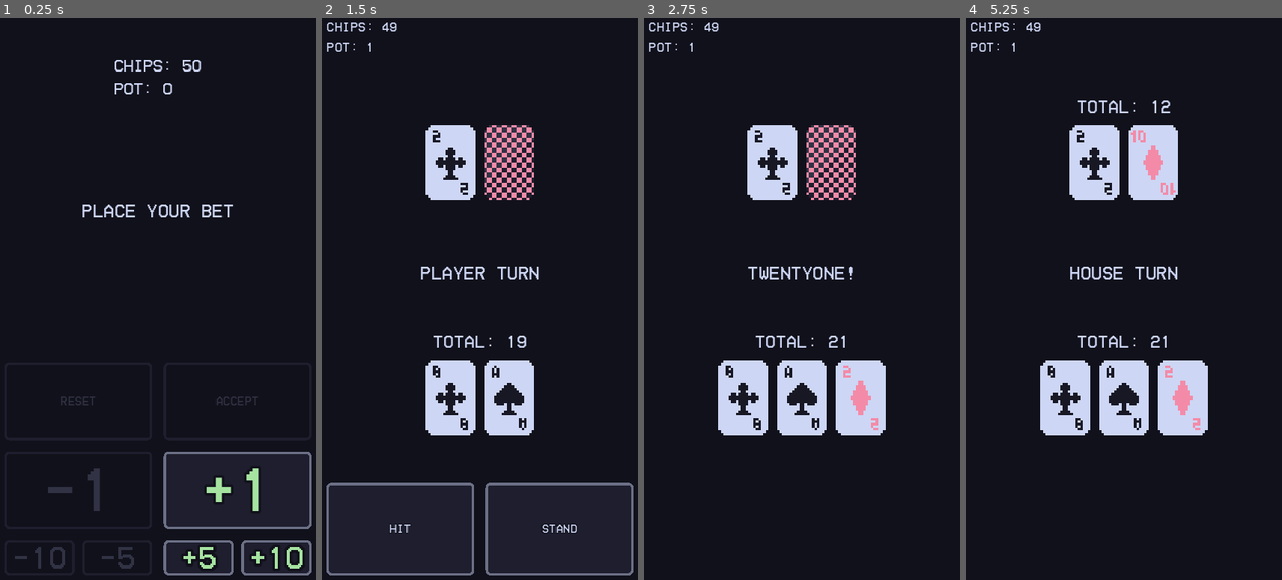
Above: before the commit, frames 1-4 (left to right).
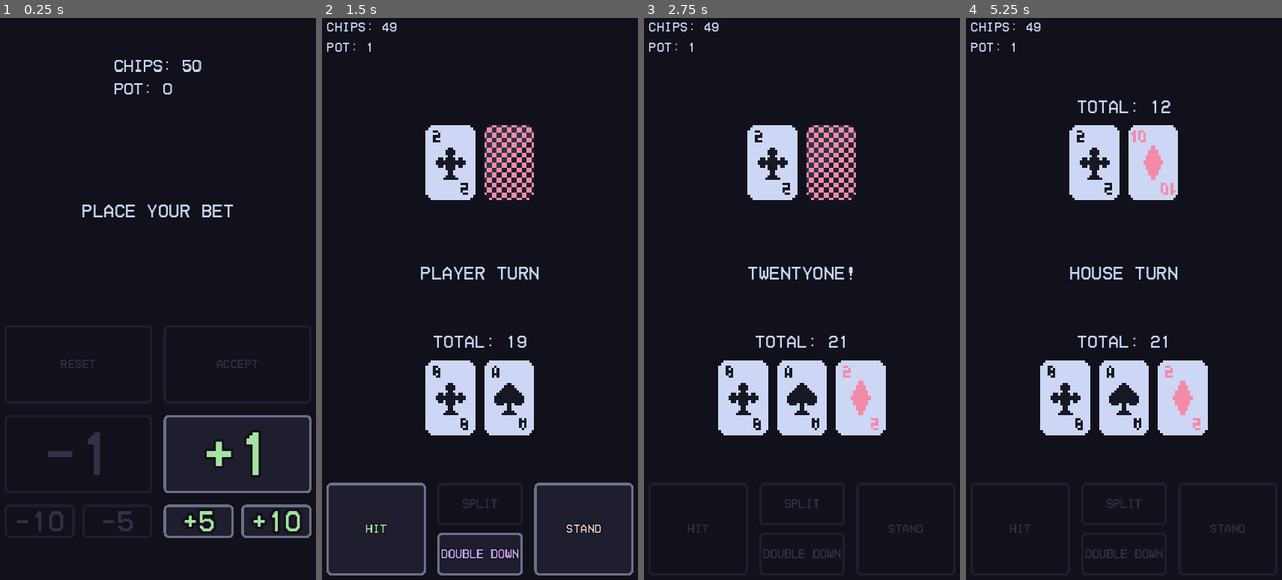
Above: after the commit, the same moments.

Repository: Virkkunen/twentyone
Game: Godot game, scene res://scenes/BettingScene.tscn
The game is run twice, just before and just after one commit, with the same random seed, the same clock (stepped at 60 frames per second) and the same inputs.
Inputs (mouse positions are in pixels of both pictures, inside the frame that each line leads up to):
- Up to frame 1 (0.25 s): no input
- Up to frame 2 (1.5 s): click "+1" at 0.5 s; click "Accept" at 1.25 s
- Up to frame 3 (2.75 s): click "HIT" at 2 s
- Up to frame 4 (5.25 s): tap Enter at 2.75, 4.25 s; move the mouse to (1196, 259) at 2.77 s; click (1196, 259) at 2.92 s; tap Space at 3.5, 5 s; drag from (1057, 321) to (1108, 411) at 3.52 s; move the mouse to (1158, 158) at 4.27 s; click (1158, 158) at 4.42 s; drag from (1108, 411) to (1022, 203) at 5.02 s

The runs differ from the first frame. In frame 1, 4.0% of the frame differs, in the area x 4-99%, y 60-100%; in frame 2, 1.5%; in frame 3, 0.2%; in frame 4, 0.2%.

Commit message:
minor changes

Diff:
--- a/project.godot
+++ b/project.godot
@@ -11,7 +11,7 @@
 [application]
 
 config/name="twentyone"
-config/version="0.1.8"
+config/version="0.1.9"
 run/main_scene="res://scenes/BettingScene.tscn"
 config/features=PackedStringArray("4.3", "Mobile")
 boot_splash/bg_color=Color(0.0666667, 0.0666667, 0.105882, 1)
--- a/scenes/BettingScene.tscn
+++ b/scenes/BettingScene.tscn
@@ -73,10 +73,6 @@
 horizontal_alignment = 1
 vertical_alignment = 1
 
-[node name="Spacer3" type="Panel" parent="Screen/Control/MarginContainer/VBoxContainer"]
-custom_minimum_size = Vector2(0, 96)
-layout_mode = 2
-
 [node name="Buttons" type="GridContainer" parent="Screen/Control/MarginContainer/VBoxContainer"]
 z_index = 3
 custom_minimum_size = Vector2(0, 256)
@@ -146,7 +142,7 @@
 theme_override_colors/font_hover_color = Color(0.921569, 0.627451, 0.67451, 1)
 theme_override_colors/font_color = Color(0.952941, 0.545098, 0.658824, 1)
 theme_override_constants/outline_size = 32
-theme_override_font_sizes/font_size = 98
+theme_override_font_sizes/font_size = 90
 disabled = true
 text = "-10"
 
@@ -159,7 +155,7 @@
 theme_override_colors/font_hover_color = Color(0.921569, 0.627451, 0.67451, 1)
 theme_override_colors/font_color = Color(0.952941, 0.545098, 0.658824, 1)
 theme_override_constants/outline_size = 32
-theme_override_font_sizes/font_size = 98
+theme_override_font_sizes/font_size = 90
 disabled = true
 text = "-5"
 
@@ -176,7 +172,7 @@
 theme_override_colors/font_hover_color = Color(0.580392, 0.886275, 0.835294, 1)
 theme_override_colors/font_color = Color(0.65098, 0.890196, 0.631373, 1)
 theme_override_constants/outline_size = 32
-theme_override_font_sizes/font_size = 98
+theme_override_font_sizes/font_size = 90
 text = "+5"
 
 [node name="ButtonIncrease10" type="Button" parent="Screen/Control/MarginContainer/VBoxContainer/Buttons/IncreasePresets"]
@@ -188,5 +184,9 @@
 theme_override_colors/font_hover_color = Color(0.580392, 0.886275, 0.835294, 1)
 theme_override_colors/font_color = Color(0.65098, 0.890196, 0.631373, 1)
 theme_override_constants/outline_size = 32
-theme_override_font_sizes/font_size = 98
+theme_override_font_sizes/font_size = 90
 text = "+10"
+
+[node name="Spacer4" type="Panel" parent="Screen/Control/MarginContainer/VBoxContainer"]
+custom_minimum_size = Vector2(0, 96)
+layout_mode = 2
--- a/scenes/game.tscn
+++ b/scenes/game.tscn
@@ -221,6 +221,8 @@
 size_flags_horizontal = 3
 size_flags_vertical = 3
 theme = ExtResource("7_82s7f")
+theme_override_colors/font_hover_color = Color(0.580392, 0.886275, 0.835294, 1)
+theme_override_colors/font_color = Color(0.65098, 0.890196, 0.631373, 1)
 text = "HIT"
 
 [node name="ExtraButtons" type="VBoxContainer" parent="Screen/Control/MarginContainer/VBoxContainer/Buttons"]
@@ -231,6 +233,8 @@
 size_flags_horizontal = 3
 size_flags_vertical = 3
 theme = ExtResource("7_82s7f")
+theme_override_colors/font_hover_color = Color(0.705882, 0.745098, 0.996078, 1)
+theme_override_colors/font_color = Color(0.537255, 0.705882, 0.980392, 1)
 disabled = true
 text = "Split"
 
@@ -239,6 +243,8 @@
 size_flags_horizontal = 3
 size_flags_vertical = 3
 theme = ExtResource("7_82s7f")
+theme_override_colors/font_hover_color = Color(0.960784, 0.760784, 0.905882, 1)
+theme_override_colors/font_color = Color(0.796078, 0.65098, 0.968627, 1)
 disabled = true
 text = "Double Down"
 
@@ -248,4 +254,6 @@
 size_flags_horizontal = 3
 size_flags_vertical = 3
 theme = ExtResource("7_82s7f")
+theme_override_colors/font_hover_color = Color(0.960784, 0.878431, 0.862745, 1)
+theme_override_colors/font_color = Color(0.94902, 0.803922, 0.803922, 1)
 text = "Stand"
--- a/scripts/game_scene.gd
+++ b/scripts/game_scene.gd
@@ -5,13 +5,12 @@
 @onready var House = $House
 @onready var PlayerVisibleHand = $Screen/Control/MarginContainer/VBoxContainer/PlayerHand/Cards
 @onready var HouseVisibleHand = $Screen/Control/MarginContainer/VBoxContainer/HouseHand/Cards
-# @onready var InfoLabel = $HUD/CanvasLayer/Control/MarginContainer/InfoLabel
-# @onready var InfoLabel = $Screen/Control/MarginContainer/VBoxContainer/Center/InfoLabel
-# @onready var Buttons = $HUD/PlayerCanvas/Control/PlayerHUD/VBoxContainer/Buttons
 @onready var Buttons = $Screen/Control/MarginContainer/VBoxContainer/Buttons
 @onready var ButtonHit = Buttons.get_node("ButtonHit")
 @onready var ButtonStand = Buttons.get_node("ButtonStand")
 @onready var ExtraButtons = $Screen/Control/MarginContainer/VBoxContainer/Buttons/ExtraButtons
+@onready var ButtonSplit = ExtraButtons.get_node("ButtonSplit")
+@onready var ButtonDoubleDown = ExtraButtons.get_node("ButtonDoubleDown")
 
 
 func _ready() -> void:
@@ -41,10 +40,12 @@
 	House.total = 0
 	Deck.deck = []
 
-	Buttons.columns = 2
-	ExtraButtons.visible = false
-	ButtonHit.visible = true
-	ButtonStand.visible = true
+	ButtonHit.disabled = false
+	ButtonStand.disabled = false
+	ButtonSplit.disabled = true
+	ButtonDoubleDown.disabled = false
+
+	hide_house_score()
 
 	for child in PlayerVisibleHand.get_children():
 		queue_free()
@@ -61,7 +62,7 @@
 	deal_cards(House, 2)
 	House.face_down_card() # hide the second card
 	hide_house_score()
-	House.check_insurance() # to check if house has blackjack
+	# House.check_insurance() # to check if house has blackjack
 	check_if_split()
 	# now the game starts
 	Global.game_state = Global.GameStates.PLAYER_TURN
@@ -74,29 +75,27 @@
 		whose.display_card(card)
 	whose.calc_total()
 
-func hide_buttons() -> void:
-	var buttons_array = Buttons.get_children()
-	for button in buttons_array:
-		button.visible = false
-
+func disable_buttons() -> void:
+	ButtonHit.disabled = true
+	ButtonStand.disabled = true
+	ButtonSplit.disabled = true
+	ButtonDoubleDown.disabled = true
 ## PLAYER
 
 func check_if_split() -> void:
 	if Player.hand[0].card_rank == Player.hand[1].card_rank:
-		Buttons.columns = 3
-		ExtraButtons.visible = true
-		ExtraButtons.get_node("ButtonSplit").visible = true
+		ButtonSplit.disabled = false
 
 func _on_player_hit() -> void:
 	Input.vibrate_handheld(4)
 	Global.info_label = "Player hits"
 	deal_cards(Player, 1)
-	ExtraButtons.visible = false
-	Buttons.columns = 2
+	ButtonSplit.disabled = true
+	ButtonDoubleDown.disabled = true
 
 func _on_player_bust() -> void:
 	Input.vibrate_handheld(48, 0.3)
-	hide_buttons()
+	disable_buttons()
 	Global.info_label = "Player busts"
 	await get_tree().create_timer(3).timeout
 	house_start_turn()
@@ -104,9 +103,10 @@
 
 func _on_player_stand() -> void:
 	Input.vibrate_handheld(4)
-	hide_buttons()
+	disable_buttons()
 	Global.info_label = "Player stands"
 	await get_tree().create_timer(3).timeout
+	print("3 seconds stand")
 	house_start_turn()
 	# house turn
 
@@ -123,7 +123,7 @@
 func _on_player_blackjack() -> void:
 	Input.vibrate_handheld(100, 0.8)
 	Global.info_label = "Twentyone!"
-	hide_buttons()
+	disable_buttons()
 	await get_tree().create_timer(3).timeout
 	house_start_turn()
 
@@ -140,20 +140,16 @@
 	# this spaghetti removes the card back texture
 	$Screen/Control/MarginContainer/VBoxContainer/HouseHand/Cards.get_child(1).get_child(0).queue_free()
 	await get_tree().create_timer(2).timeout
-	#if Global.house_total < 17:
-		#_on_house_hit()
-	#else:
-		#_on_house_stand()
 	while Global.house_total < 17:
-		_on_house_hit()
-		await get_tree().create_timer(2).timeout
-
-	if not Global.house_busted:
+		await _on_house_hit()
+
+	if Global.house_total >= 17 and Global.house_total < 21:
 		_on_house_stand()
 
 func _on_house_hit() -> void:
 	Global.info_label = "House hits"
 	deal_cards(House, 1)
+	await get_tree().create_timer(2).timeout
 
 func _on_house_stand() -> void:
 	Global.info_label = "House stands"
@@ -163,12 +159,13 @@
 	# calc scores, restart game
 
 func _on_house_bust() -> void:
+	Global.info_label = "House busts"
 	await get_tree().create_timer(2.5).timeout
 	check_win()
 
 
 func _on_house_blackjack() -> void:
-	Global.info_label = "Blackjack!"
+	Global.info_label = "Twentyone!"
 	await get_tree().create_timer(2).timeout
 	check_win()
 
@@ -201,8 +198,11 @@
 	if player_won:
 		player_won = false
 		Global.info_label = "Player wins!"
+		await get_tree().create_timer(2).timeout
+
 		if Global.player_blackjacked:
 			multiplier = 3
+
 		payout = payout * multiplier
 		Global.info_label = "Payout: " + str(payout) + " chips"
 		Global.player_chips += payout
--- a/scripts/global.gd
+++ b/scripts/global.gd
@@ -44,7 +44,7 @@
 		emit_signal("house_total_changed")
 		if house_total > 21:
 			house_busted = true
-		if house_total == 21:
+		elif house_total == 21:
 			house_blackjacked = true
 
 @export var player_busted : bool = false:
--- a/scripts/house.gd
+++ b/scripts/house.gd
@@ -41,7 +41,6 @@
 	Box.add_child(new_card)
 
 func face_down_card() -> void:
-	# var card = $CanvasLayer/Control/CenterContainer/HBoxContainer.get_child(1)
 	var card = Box.get_child(1)
 	var card_back = TextureRect.new()
 	var texture_back = load("res://assets/cards/card_back.png")
Not shown, changed: export_presets.cfg
Not shown, changed: TODO.md
